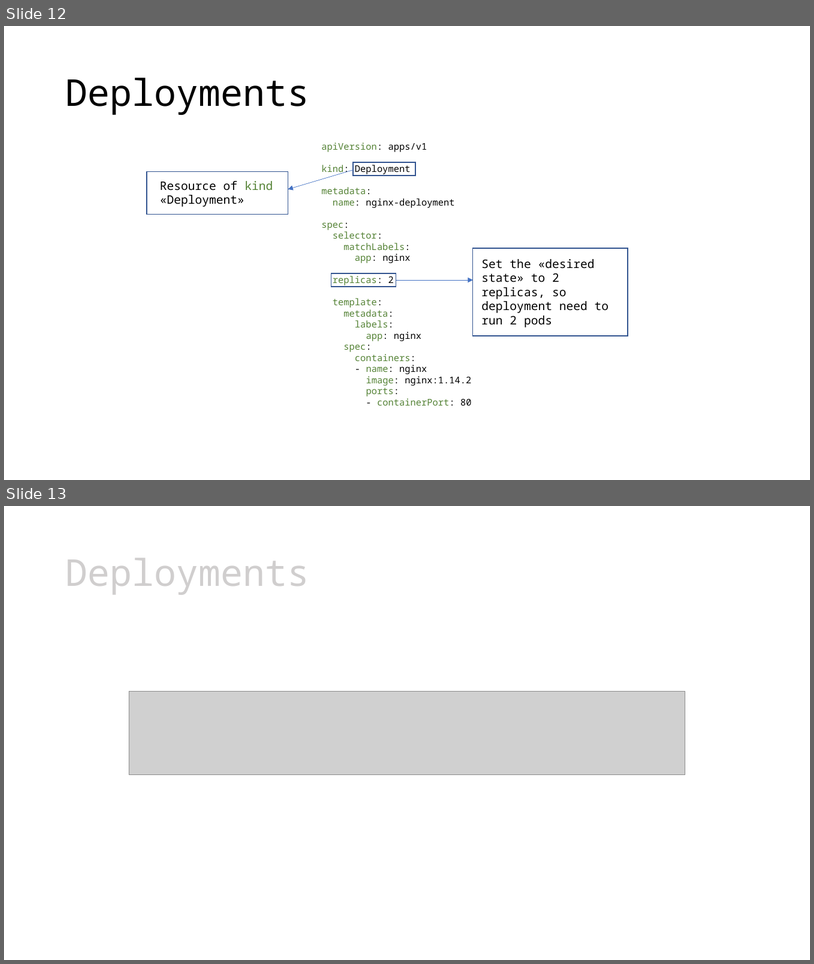
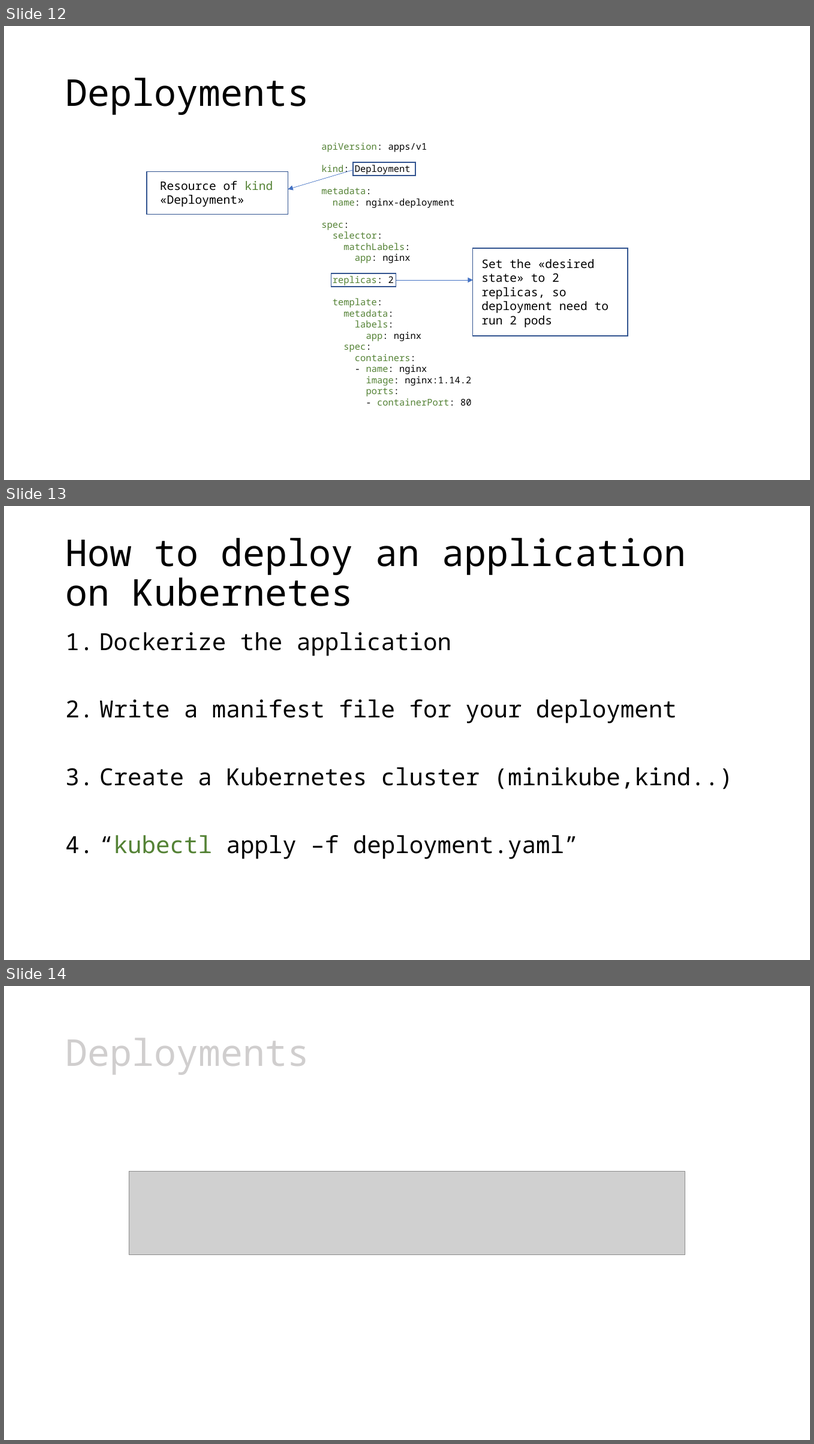
Before and after one commit to leonardopoggiani/Live-migration-Kubernetes-pods, a slide deck: presentazione_tesi.pptx. Shown one above the other, each under a label of ours: slides 12 and 13 before the commit, slides 12, 13 and 14 after it. The pictures are 814x964 and 814x1444 pixels, drawn with LibreOffice and Linux fonts; fonts in the diff are those of the drawing; grey boxes stand for pictures. Boxes give left, top, right and bottom in pixels: in the first picture for what was removed or moved away, otherwise in the second. Text is boxed around its words. In the diff, an @@ line names an element or a change of style, - is before the commit and + after.

```diff
--- a/presentazione_tesi.pptx
+++ b/presentazione_tesi.pptx
@@ slide 13 added at <box>4,506,810,960</box>, background #FFFFFF @@
@@ title added at <box>65,538,687,606</box>, 44 pt, text #000000 @@
+How to deploy an application on Kubernetes
@@ text added at <box>99,632,734,859</box>, 28 pt, text #000000 @@
+1. Dockerize the application
+2. Write a manifest file for your deployment
+3. Create a Kubernetes cluster (minikube,kind..)
+4. “kubectl apply –f deployment.yaml”
@@ what was slide 13 is now slide 14 @@
```
